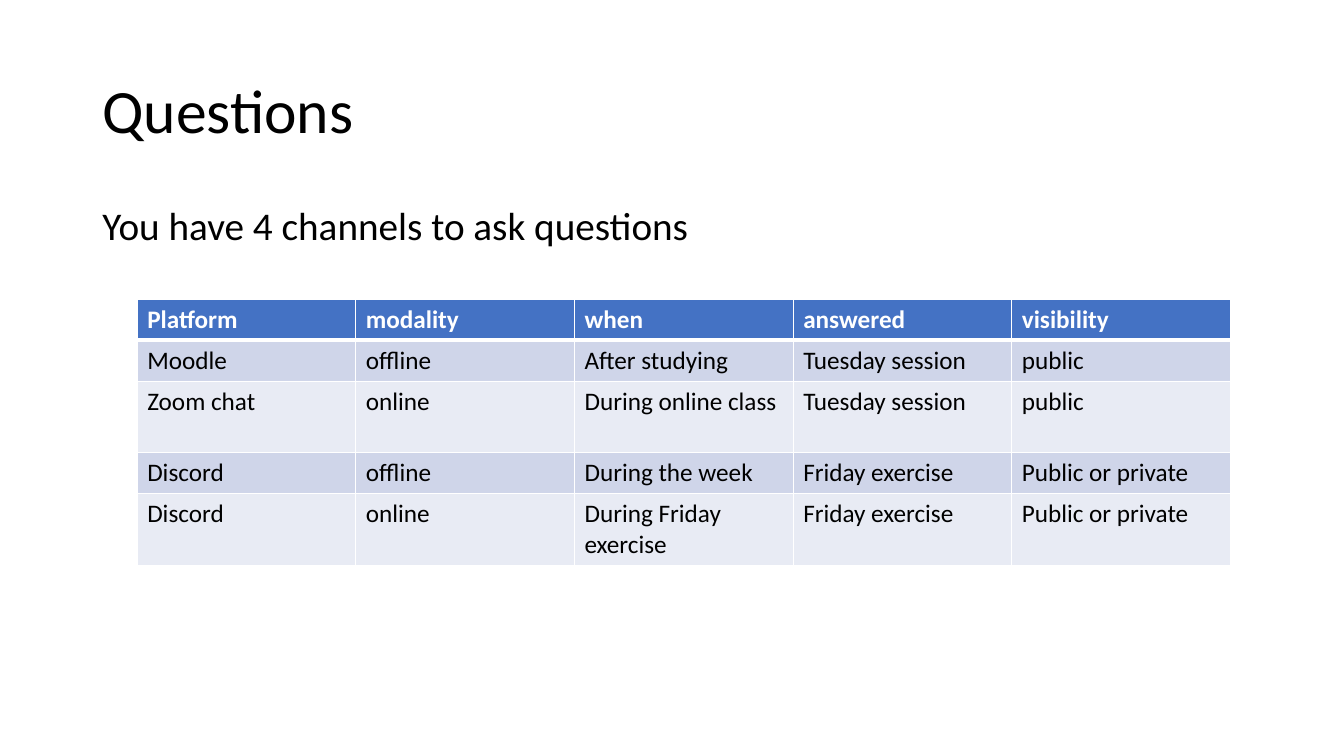
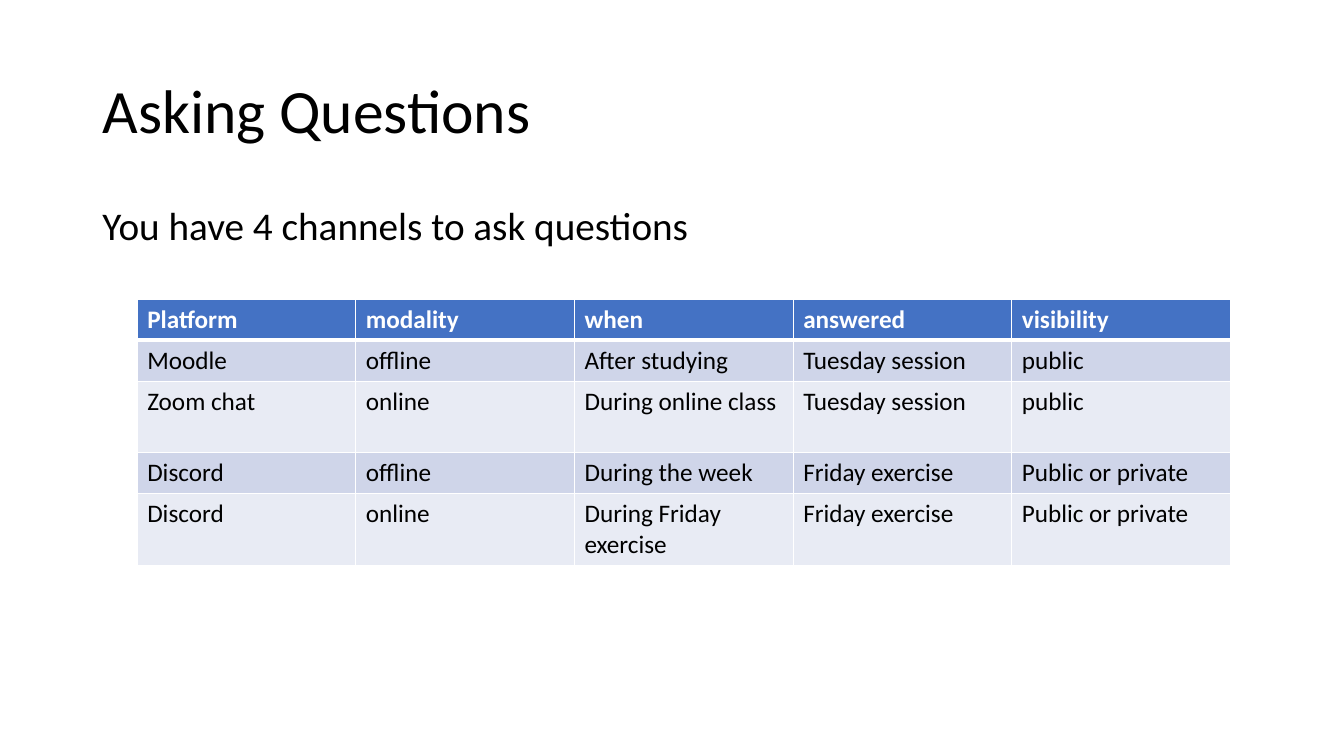
Before and after one commit to LSIR/AICC-I, a slide deck: slide 10 of Lectures/Week 0/0. General Information.pptx (slide 9 before the commit). Drawn at 1344x756 pixels with LibreOffice and Linux fonts; fonts in the diff are those of the drawing. Boxes give left, top, right and bottom in pixels: in the first picture for what was removed or moved away, otherwise in the second. Text is boxed around its words. In the diff, an @@ line names an element or a change of style, - is before the commit and + after.

```diff
--- a/Lectures/Week 0/0. General Information.pptx
+++ b/Lectures/Week 0/0. General Information.pptx
@@ title at box(102, 90, 530, 144): text changed @@
-Questions
+Asking Questions
```
Also in this commit, not shown: 2 other slides changed, 1 slide added, 3 other files.
